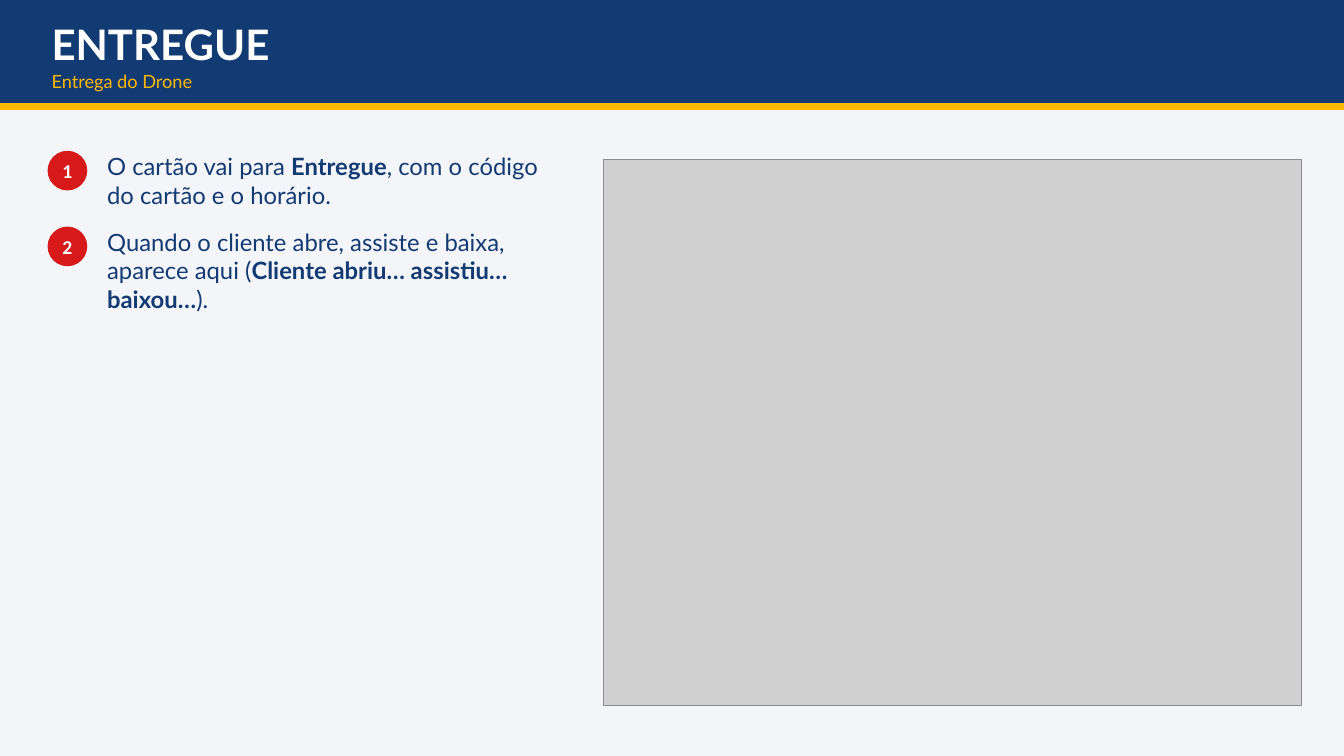
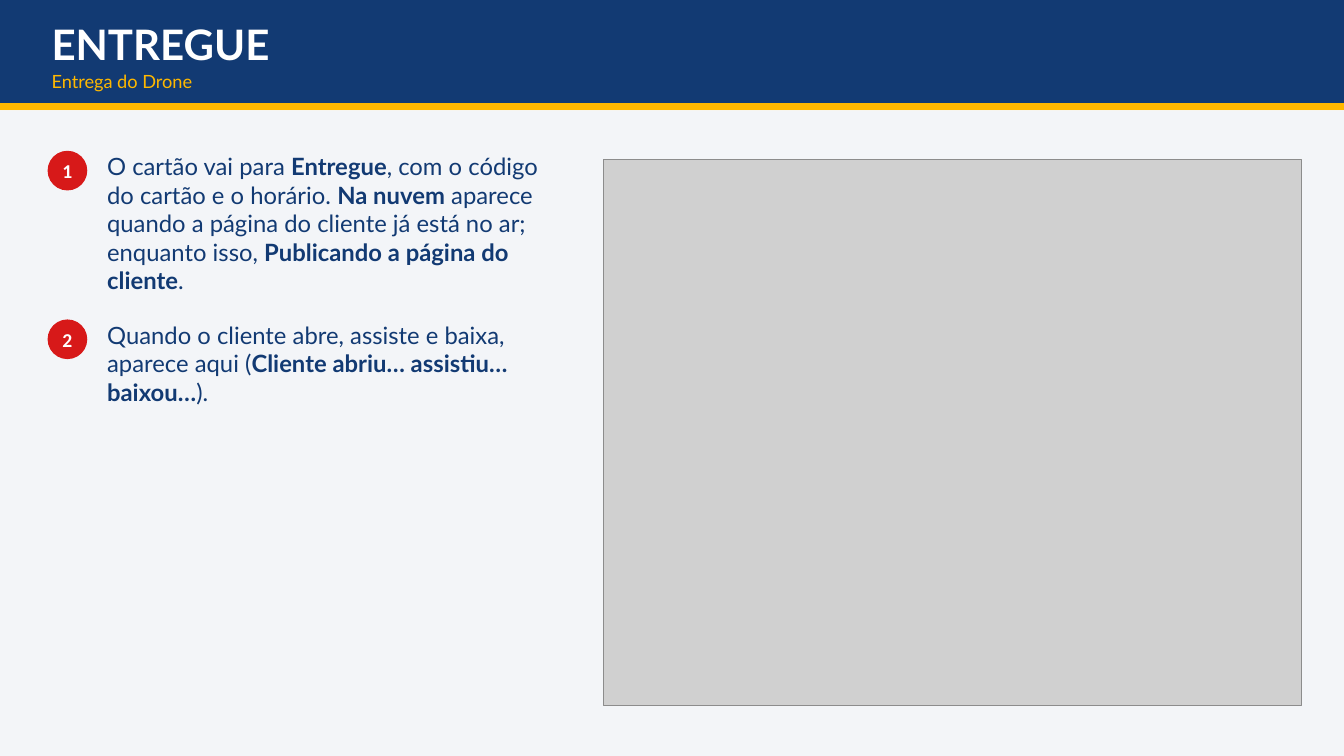
Before and after one commit to dudurezende10/eterna, a slide deck: slide 27 of docs/treinamento/entregaveis/Treinamento - Drone, Chute a Gol e Snap Pop - da venda a entrega.pptx. Drawn at 1344x756 pixels with LibreOffice and Linux fonts; fonts in the diff are those of the drawing; grey boxes stand for pictures. Boxes give left, top, right and bottom in pixels: in the first picture for what was removed or moved away, otherwise in the second. Text is boxed around its words. In the diff, an @@ line names an element or a change of style, - is before the commit and + after.

Commit message:
v99.24.1: Minhas vendas cabe no tablet; manual e apresentação do treinamento 1.1 (foto obrigatória, busca, fotos do Tour no vídeo, código de 12, lotes de cartões)

```diff
--- a/docs/treinamento/entregaveis/Treinamento - Drone, Chute a Gol e Snap Pop - da venda a entrega.pptx
+++ b/docs/treinamento/entregaveis/Treinamento - Drone, Chute a Gol e Snap Pop - da venda a entrega.pptx
@@ text at <box>107,157,538,289</box>: text changed @@
-O cartão vai para Entregue, com o código do cartão e o horário.
+O cartão vai para Entregue, com o código do cartão e o horário. Na nuvem aparece quando a página do cliente já está no ar; enquanto isso, Publicando a página do cliente.
@@ ellipse "2": place and size @@
-ellipse "2" at <box>47,227,87,266</box>
+ellipse "2" at <box>47,320,87,359</box>
@@ text "Quando o cliente abre, assiste ...": place and size @@
-text "Quando o cliente abre, assiste ..." at <box>107,233,508,311</box>
+text "Quando o cliente abre, assiste ..." at <box>107,326,508,404</box>
```
Also in this commit, not shown: 8 other slides changed, 3 slides added, 22 other files.
